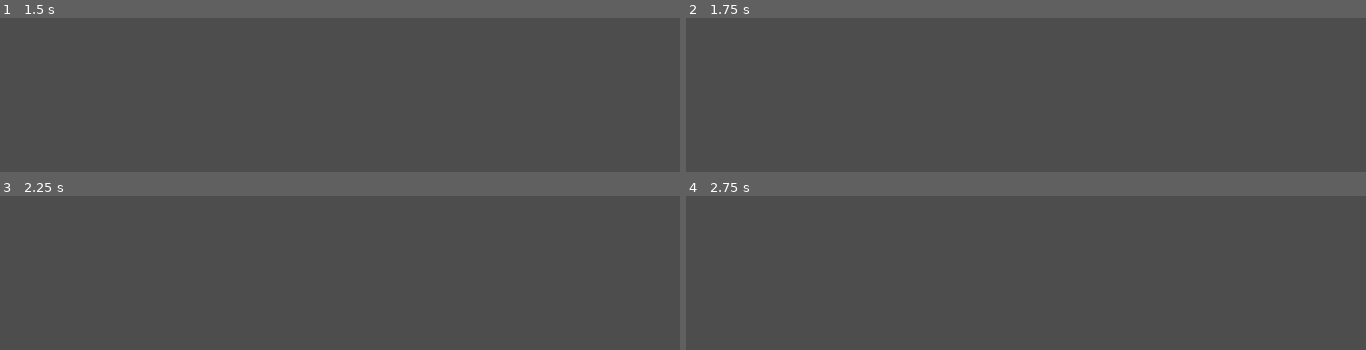
Above: before the commit, frames 1-4 (two rows, left to right).
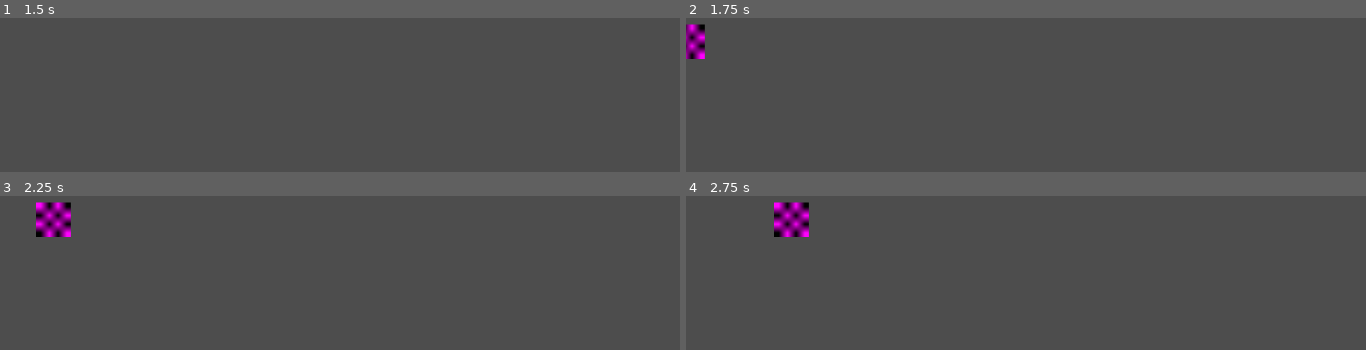
Above: after the commit, the same moments.

Repository: shiara0312/SandaGameJam2025
Game: Godot game, scene res://MainScene.tscn
The game is run twice, just before and just after one commit, with the same random seed, the same clock (stepped at 60 frames per second) and the same inputs.
Inputs:
- Up to frame 1 (1.5 s): click "JUGAR" at 0.5 s; tap Enter at 1.25 s
- Up to frame 2 (1.75 s): no input
- Up to frame 3 (2.25 s): no input
- Up to frame 4 (2.75 s): no input

Frame 1 is identical in both runs. In frame 2, 0.6% of the frame differs, in the area x 0-3%, y 3-27%; in frame 3, 1.2%, in the area x 5-11%, y 3-27%; in frame 4, 1.2%.

Commit message:
feat: cliente va al centro de la escena, se carga el nombre, estado y mensaje

Diff:
--- a/sandagamejam/scenes/CafeLevel1.tscn
+++ b/sandagamejam/scenes/CafeLevel1.tscn
@@ -4,13 +4,20 @@
 
 [node name="CafeLevel1" type="Control"]
 layout_mode = 3
-anchors_preset = 0
+anchors_preset = 15
+anchor_right = 1.0
+anchor_bottom = 1.0
+grow_horizontal = 2
+grow_vertical = 2
 script = ExtResource("1_0msvb")
 
 [node name="Fondo" type="TextureRect" parent="."]
-layout_mode = 0
-offset_right = 40.0
-offset_bottom = 40.0
+layout_mode = 1
+anchors_preset = 15
+anchor_right = 1.0
+anchor_bottom = 1.0
+grow_horizontal = 2
+grow_vertical = 2
 
 [node name="Personajes" type="Node2D" parent="."]
 
@@ -20,6 +27,7 @@
 offset_bottom = 40.0
 
 [node name="Newton" type="AnimatedSprite2D" parent="."]
+position = Vector2(0, 324)
 
 [node name="MinijuegoLayer" type="CanvasLayer" parent="."]
 visible = false
--- a/sandagamejam/scenes/Cliente.tscn
+++ b/sandagamejam/scenes/Cliente.tscn
@@ -1,12 +1,29 @@
-[gd_scene load_steps=2 format=3 uid="uid://claed8rt7wvae"]
+[gd_scene load_steps=4 format=3 uid="uid://claed8rt7wvae"]
 
 [ext_resource type="Script" uid="uid://70wy2loe8sc8" path="res://scripts/cliente.gd" id="1_7rffk"]
+[ext_resource type="Script" uid="uid://d1qoj3fc6bfqc" path="res://scripts/cliente_sprite_2d.gd" id="2_wc735"]
 
-[node name="Cliente" type="Node2D"]
+[sub_resource type="PlaceholderTexture2D" id="PlaceholderTexture2D_7rffk"]
+
+[node name="Client" type="Node2D"]
 script = ExtResource("1_7rffk")
 
 [node name="Sprite2D" type="Sprite2D" parent="."]
+script = ExtResource("2_wc735")
 
-[node name="Problematica" type="Label" parent="."]
+[node name="TextureRect" type="TextureRect" parent="Sprite2D"]
+offset_right = 100.0
+offset_bottom = 100.0
+texture = SubResource("PlaceholderTexture2D_7rffk")
+
+[node name="Problem" type="Label" parent="."]
 offset_right = 40.0
 offset_bottom = 23.0
+
+[node name="BtnListen" type="TextureButton" parent="."]
+offset_right = 40.0
+offset_bottom = 40.0
+
+[node name="BtnHelp" type="TextureButton" parent="."]
+offset_right = 40.0
+offset_bottom = 40.0
--- a/sandagamejam/scripts/cliente.gd
+++ b/sandagamejam/scripts/cliente.gd
@@ -1,11 +1,30 @@
 extends Node2D
+
+@export var speed: float = 150.0
 
 var character_id: String
 var mood_id: String
 var texts: Dictionary
+var language: String
 
-func setup(data: Dictionary, language: String):
+# estados del cliente
+enum State { ENTERING, SEATED, TALKING, READY_TO_HELP }
+var state = State.ENTERING
+
+# Desde CafeLevel1:
+func move_to(target_position: Vector2, duration: float = -1.0) -> void:
+	var dist := (target_position - position).length()
+	var tween = get_tree().create_tween()
+	tween.tween_property(self, "position", target_position, dist / speed)
+
+# Setup: Preparar, reinicializar data del cliente
+func setup(data: Dictionary, lang: String):
 	character_id = data["character_id"]
 	mood_id = data["mood_id"]
 	texts = data["texts"]
-	$Problematica.text = texts[language]
+	language = lang
+	$Problem.text = ""
+	$BtnListen.hide()
+	$BtnHelp.hide()
+
+	#$Problem.text = texts[language]
--- /dev/null
+++ b/sandagamejam/scripts/cliente_sprite_2d.gd
@@ -0,0 +1,6 @@
+extends Sprite2D
+
+func _ready():
+	var viewport_size = get_viewport().size / 2.0 # convertir a float
+	var base_size = Vector2(1152, 648)
+	scale = viewport_size / base_size
--- a/sandagamejam/scripts/global_manager.gd
+++ b/sandagamejam/scripts/global_manager.gd
@@ -4,8 +4,6 @@
 var game_language : String = "es" # pueden ser "en", "fr".
 var customers_to_serve: Array = []
 var satisfied_customers: Array = []
-
-
 
 func start_game():
 	is_game_started = true
--- a/sandagamejam/scripts/levels/cafe_level_1.gd
+++ b/sandagamejam/scripts/levels/cafe_level_1.gd
@@ -1,7 +1,15 @@
 extends Control
 
+@onready var characters = $Personajes
+@onready var customer_scene := preload("res://scenes/Cliente.tscn")
+
 var file_location = "res://i18n/characters_moods.json"
-var client_count = 4
+var customer_count = 4
+var current_customer: Node2D = null
+var center_frac_x := 0.5 # 0.25 cuando se abra el minijuego
+
+
+var customer
 
 # TODO: Animaciones de Newton: idle, feliz, trsite.
 # TODO: ClientesContainer generar los personajes de forma dinamica Cliente.tscn
@@ -10,14 +18,33 @@
 
 # Escena del nivel base
 func _ready():
-	var universe_combinations := get_random_combinations(file_location, client_count)
+	# detecta cambios de tamaño de ventana
+	get_viewport().connect("size_changed", Callable(self, "_on_resize"))
 
+	# Cargar combinaciones y preparar cola
+	var universe_combinations := get_random_combinations(file_location, customer_count)
+	GlobalManager.initialize_customers(universe_combinations)
 
+	spawn_next_customer()
+	print_combos(universe_combinations) # for debug
+	print("NIVEL 1 CARGADO") # for debug
 
-	for comb in universe_combinations:
-		print("Personaje: ", comb["character_id"], "\nEstado: ", comb["mood_id"], "\nTexto: ", comb["texts"][GlobalManager.game_language])
-		print("......")
-	print("NIVEL 1 CARGADO")
+func spawn_next_customer():
+	var next := GlobalManager.get_next_customer()
+	if next.is_empty():
+		# TODO: posible victoria
+		print("Todos fueron atendidos")
+		return
+
+	current_customer = customer_scene.instantiate()
+	current_customer.setup(next, GlobalManager.game_language)
+	characters.add_child(current_customer)
+
+	# Posición inicial (fuera de pantalla, izquierda)
+	current_customer.position = Vector2(-200, get_viewport().size.y / 2)
+
+	# Destino inicial → centro de la pantalla en X
+	_move_customer_to_center()
 
 func instance_ui():
 	# TODO: Instanciar la escena UI y agregarla a UILayer.
@@ -70,3 +97,20 @@
 #El Minijuego instanciado se elimina de MinigameLayer.
 
 #El personaje resuelve su estado.
+
+func _move_customer_to_center():
+	if not current_customer:
+		return
+	var screen_size = get_viewport().size
+	print("screen size ", screen_size)
+	var target = Vector2(screen_size.x * center_frac_x, screen_size.y / 2)
+	current_customer.move_to(target)
+
+func _on_resize():
+	_move_customer_to_center()
+
+# Debug :]
+func print_combos(combos):
+	for comb in combos:
+		print("Personaje: ", comb["character_id"], "\nEstado: ", comb["mood_id"], "\nTexto: ", comb["texts"][GlobalManager.game_language])
+		print("......")
Not shown, added: sandagamejam/scripts/cliente_sprite_2d.gd.uid
